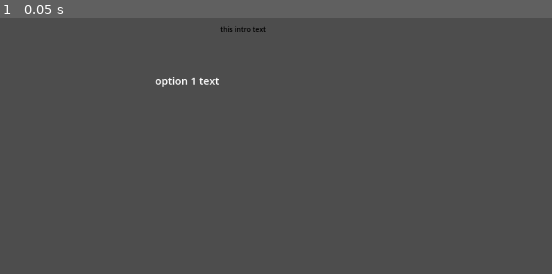
Above: before the commit, frame 1.
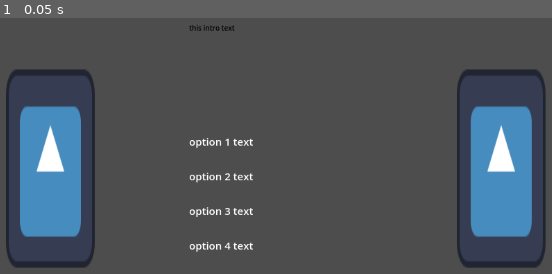
Above: after the commit, the same moment.

Repository: philip-thomson/DMD-Project
Game: Godot game, scene res://game_manager.tscn
The game is run twice, just before and just after one commit, with the same random seed, the same clock (stepped at 60 frames per second) and the same inputs. The engine's default icon, where the game draws it, is replaced by a stand-in: a white triangle on a blue panel in a dark square.
Inputs:
- Up to frame 1 (0.05 s): no input

The runs differ from the first frame. In frame 1, 16% of the frame differs, in the area x 1-99%, y 2-98%.

Commit message:
added all the bottons in and set up a basic layout in order to get a basic visual of were everything will go

Diff:
--- a/game_manager.gd
+++ b/game_manager.gd
@@ -5,11 +5,19 @@
 
 # what the text is
 var actual_dialogue: String = ""
-var actual_botton_text: String = ""
+var actualText1: String = ""
+var actualText2: String = ""
+var actualText3: String = ""
+var actualText4: String = ""
 
-# giving the RichTextlabel a meaning so its easier to read and use
+# giving the RichTextlabel a meaning so its easier to read and useforce merge git not working
 @onready var dialogue: RichTextLabel = $dialogue
-@onready var botton_text: RichTextLabel = $botton1
+@onready var botton_1: RichTextLabel = $botton1
+@onready var botton_2: RichTextLabel = $botton2
+@onready var botton_3: RichTextLabel = $botton3
+@onready var botton_4: RichTextLabel = $botton4
+
+
 
 #giving the audio files variables
 @onready var button_press = preload("res://sound files/button-test.wav")
@@ -56,12 +64,24 @@
 	# changing the style of the font
 	tags_dialogue = "[color=#000000][font_size=10]"
 	tags_bottons = "[color=#ffffff][font_size=15]"
+
 	# displaying the text as spesific line
 	actual_dialogue = TextDialogueArray[0]
-	actual_botton_text = textBottonArray[0]
+	actualText1 = textBottonArray[0]
+	actualText2 = textBottonArray[1]
+	actualText3 = textBottonArray[2]
+	actualText4 = textBottonArray[3]
+
 	# combining the elements and the text together
 	dialogue.text = tags_dialogue + actual_dialogue
-	botton_text.text = tags_bottons + actual_botton_text
+	botton_1.text = tags_bottons + actualText1
+	botton_2.text = tags_bottons + actualText2
+	botton_3.text = tags_bottons + actualText3
+	botton_4.text = tags_bottons + actualText4
+
 	# setting its size
 	dialogue.size = Vector2(500, 500)
-	botton_text.size = Vector2(250, 250)
+	botton_1.size = Vector2(250, 250)
+	botton_2.size = Vector2(250, 250)
+	botton_3.size = Vector2(250, 250)
+	botton_4.size = Vector2(250, 250)
--- a/game_manager.tscn
+++ b/game_manager.tscn
@@ -1,20 +1,52 @@
-[gd_scene load_steps=2 format=3 uid="uid://1ehqo7hamtls"]
+[gd_scene load_steps=3 format=3 uid="uid://1ehqo7hamtls"]
 
 [ext_resource type="Script" uid="uid://bkx8jxhr8c5ox" path="res://game_manager.gd" id="1_smx3j"]
+[ext_resource type="Texture2D" uid="uid://dpcjtsnavwb7r" path="res://icon.svg" id="2_smx3j"]
 
 [node name="Node2D" type="Node2D"]
 script = ExtResource("1_smx3j")
 
 [node name="dialogue" type="RichTextLabel" parent="."]
-offset_left = 495.0
-offset_top = 142.0
-offset_right = 744.0
-offset_bottom = 286.0
+offset_left = 450.0
+offset_top = 140.0
+offset_right = 699.0
+offset_bottom = 284.0
 bbcode_enabled = true
 
 [node name="botton1" type="RichTextLabel" parent="."]
-offset_left = 401.0
-offset_top = 212.0
-offset_right = 441.0
-offset_bottom = 252.0
+offset_left = 450.0
+offset_top = 300.0
+offset_right = 490.0
+offset_bottom = 340.0
 bbcode_enabled = true
+
+[node name="botton2" type="RichTextLabel" parent="."]
+offset_left = 450.0
+offset_top = 350.0
+offset_right = 490.0
+offset_bottom = 390.0
+bbcode_enabled = true
+
+[node name="botton3" type="RichTextLabel" parent="."]
+offset_left = 450.0
+offset_top = 400.0
+offset_right = 490.0
+offset_bottom = 440.0
+bbcode_enabled = true
+
+[node name="botton4" type="RichTextLabel" parent="."]
+offset_left = 450.0
+offset_top = 450.0
+offset_right = 490.0
+offset_bottom = 490.0
+bbcode_enabled = true
+
+[node name="npc" type="Sprite2D" parent="."]
+position = Vector2(900, 350)
+scale = Vector2(1, 2.23438)
+texture = ExtResource("2_smx3j")
+
+[node name="player" type="Sprite2D" parent="."]
+position = Vector2(250, 350)
+scale = Vector2(1, 2.23438)
+texture = ExtResource("2_smx3j")
